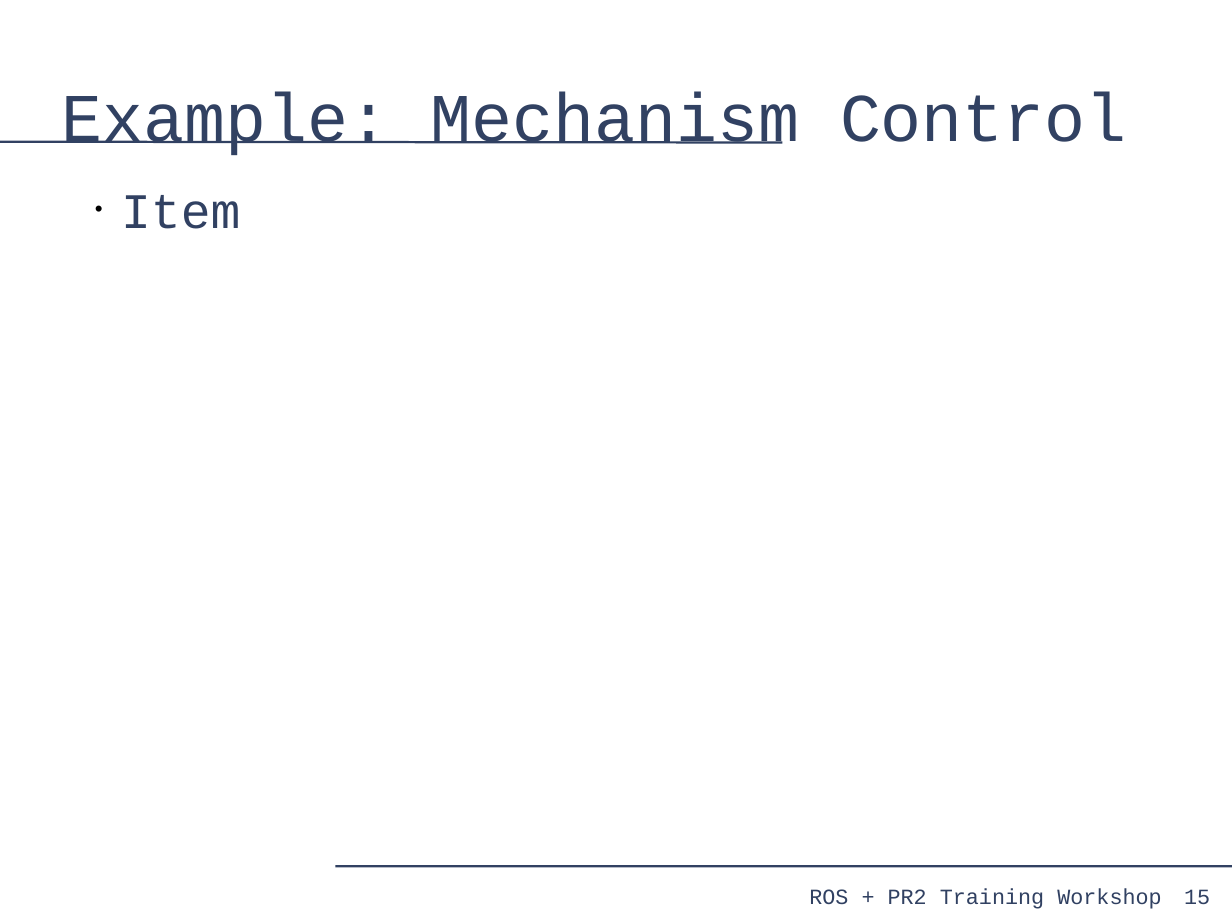
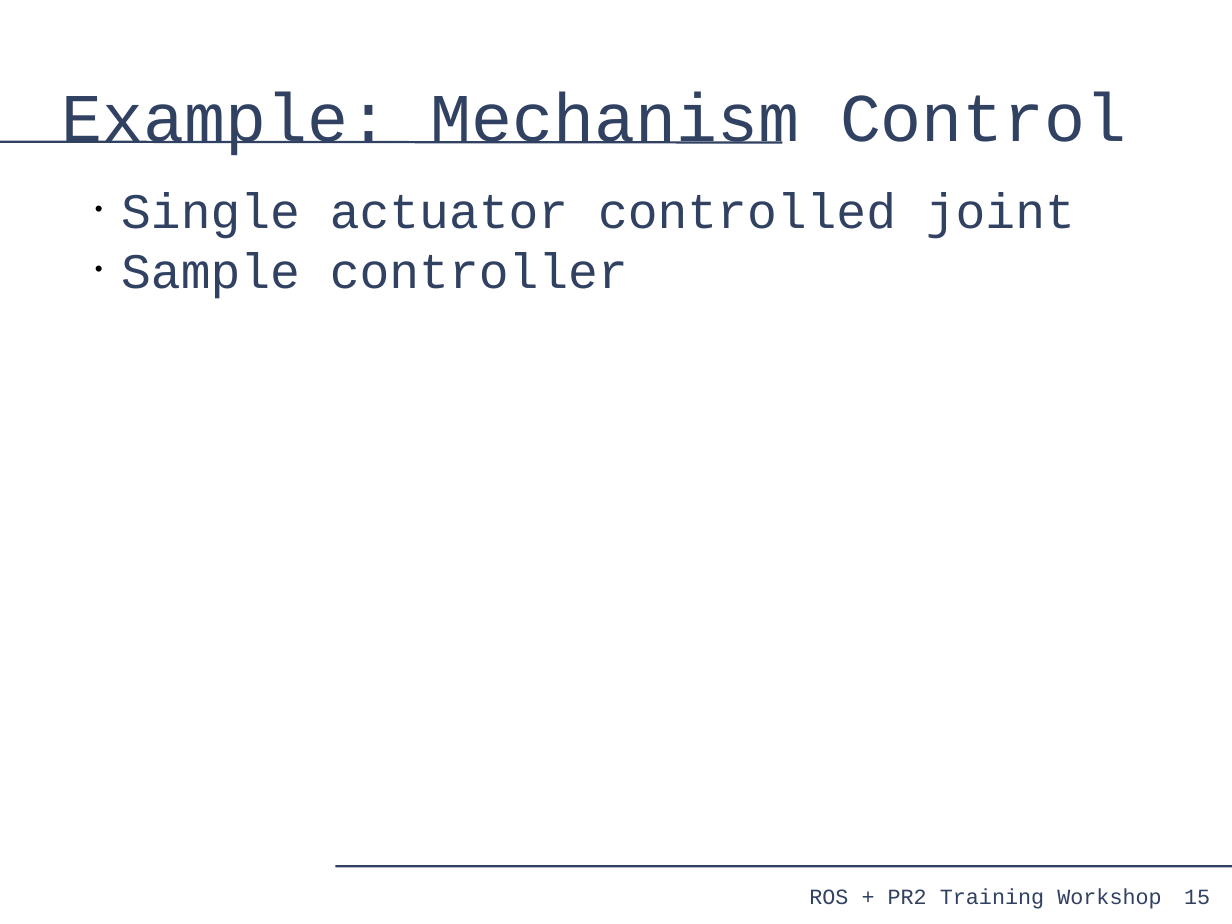
Before and after one commit to PR2/pr2_docs, a slide deck: slide 15 of pr2_training_workshop/simulation/simulation_training_workshop.odp. Drawn at 1232x924 pixels with LibreOffice and Linux fonts; fonts in the diff are those of the drawing. Boxes give left, top, right and bottom in pixels: in the first picture for what was removed or moved away, otherwise in the second. Text is boxed around its words. In the diff, an @@ line names an element or a change of style, - is before the commit and + after.

Commit message:
updating sim

```diff
--- a/pr2_training_workshop/simulation/simulation_training_workshop.odp
+++ b/pr2_training_workshop/simulation/simulation_training_workshop.odp
@@ text at [121, 192, 1075, 299]: text changed @@
-• Item
+• Single actuator controlled joint
+• Sample controller
```
Also in this commit, not shown: 1 other slide changed, 1 slide removed.
